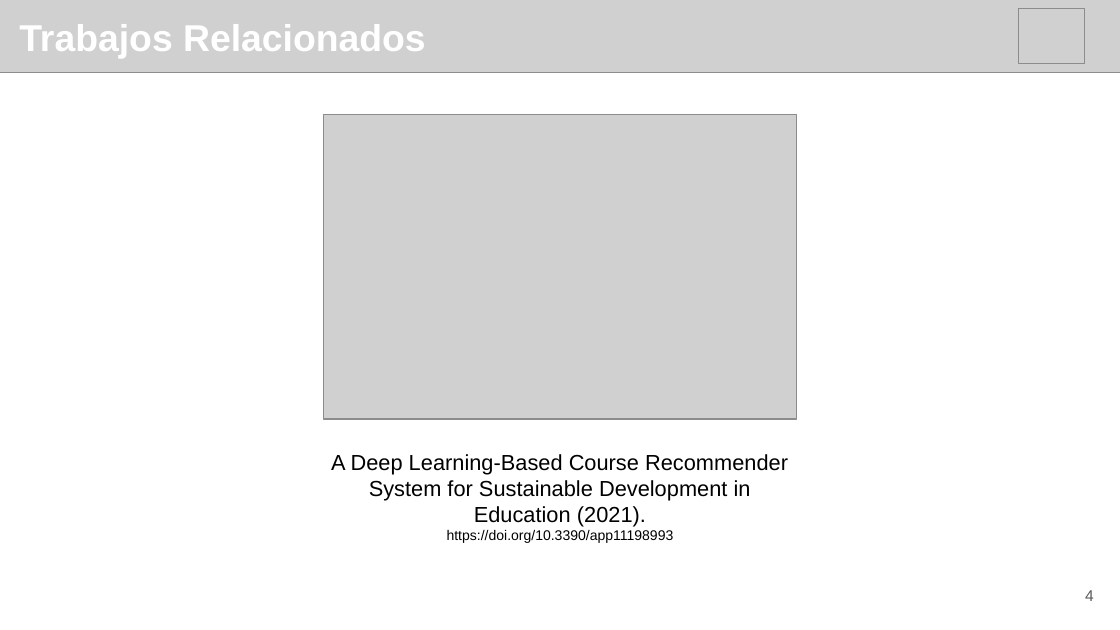
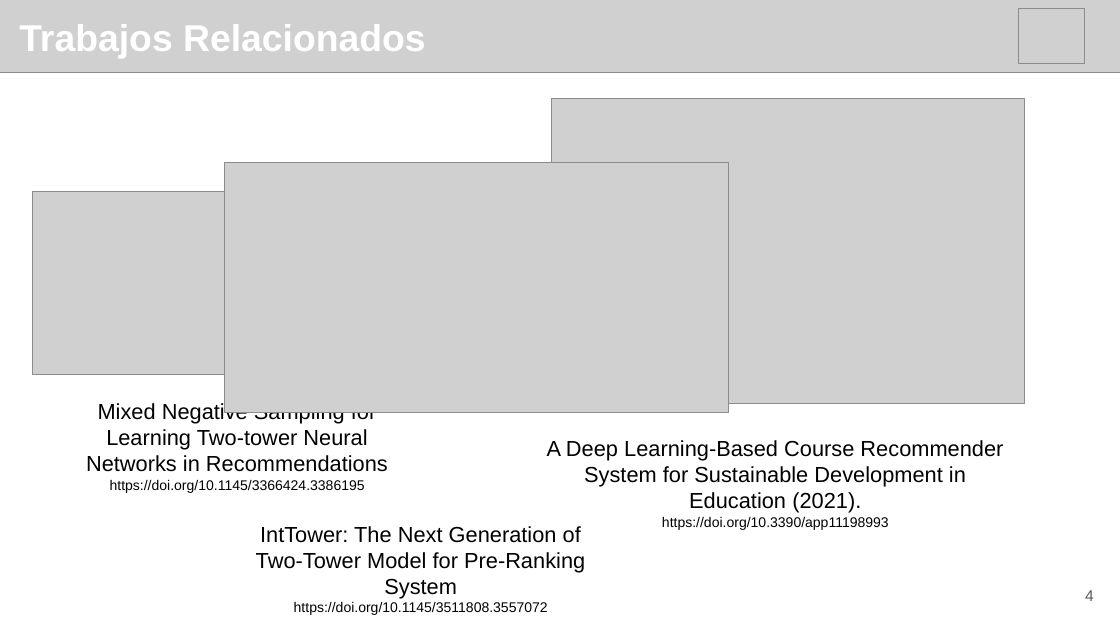
Before and after one commit to edgar-ramxs/RecSysUnab, a slide deck: slide 4 of docs/presentacion.pptx. Drawn at 1120x630 pixels with LibreOffice and Linux fonts; fonts in the diff are those of the drawing; grey boxes stand for pictures. Boxes give left, top, right and bottom in pixels: in the first picture for what was removed or moved away, otherwise in the second. Text is boxed around its words. In the diff, an @@ line names an element or a change of style, - is before the commit and + after.

```diff
--- a/docs/presentacion.pptx
+++ b/docs/presentacion.pptx
@@ picture: place and size @@
-picture at (324, 114, 796, 419)
+picture at (551, 99, 1024, 403)
@@ picture added at (225, 162, 729, 412) @@
@@ picture added at (32, 192, 366, 374) @@
@@ text added at (86, 402, 388, 493), 14 pt, text #000000 @@
+Mixed Negative Sampling for Learning Two-tower Neural Networks in Recommendations
+https://doi.org/10.1145/3366424.3386195
@@ text "A Deep Learning-Based Course Recommender ...": place and size @@
-text "A Deep Learning-Based Course Recommender ..." at (331, 454, 788, 543)
+text "A Deep Learning-Based Course Recommender ..." at (547, 440, 1003, 530)
@@ text added at (256, 526, 585, 615), 14 pt, text #000000 @@
+IntTower: The Next Generation of Two-Tower Model for Pre-Ranking System
+https://doi.org/10.1145/3511808.3557072
```
Also in this commit, not shown: 4 other slides changed, 1 slide removed, 2 other files.
